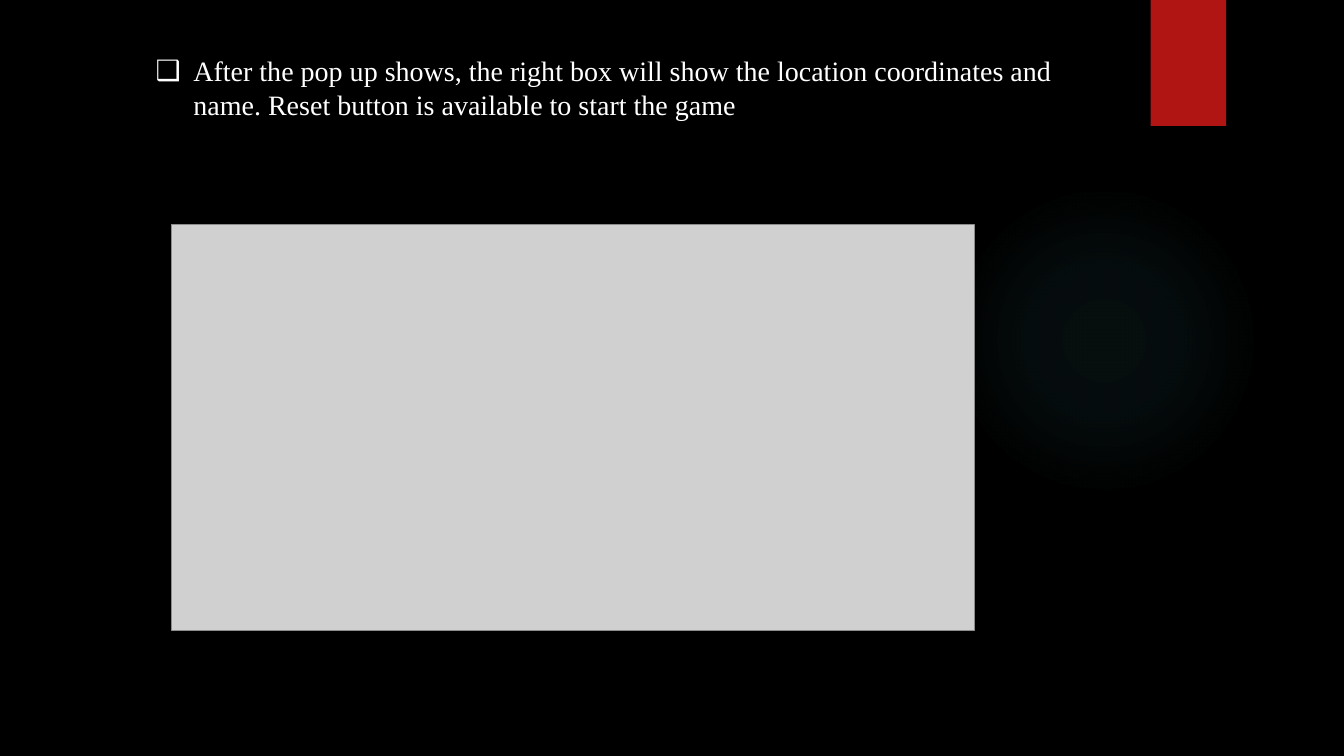
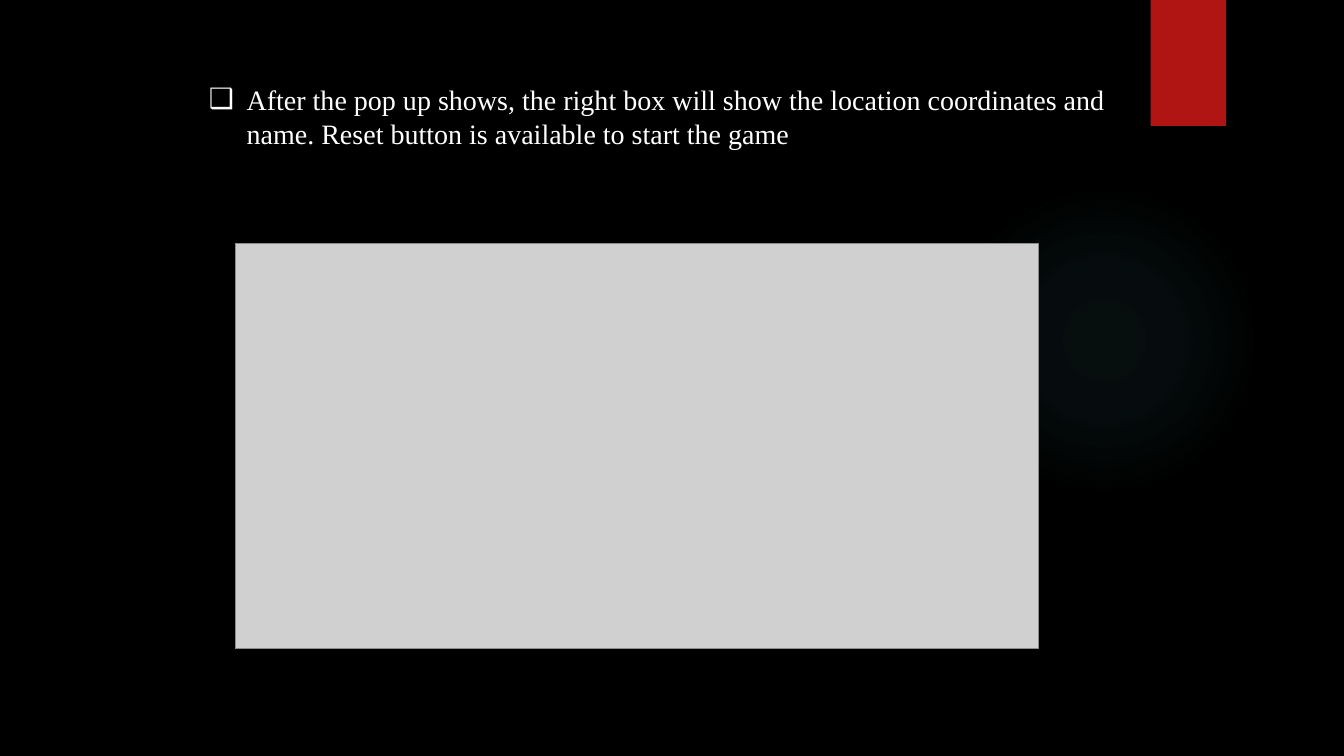
Before and after one commit to nrajubn/Full-Stack-App, a slide deck: slide 11 of Northwest hunt .pptx. Drawn at 1344x756 pixels with LibreOffice and Linux fonts; fonts in the diff are those of the drawing; grey boxes stand for pictures; background and template pictures are left out. Boxes give left, top, right and bottom in pixels: in the first picture for what was removed or moved away, otherwise in the second. Text is boxed around its words. In the diff, an @@ line names an element or a change of style, - is before the commit and + after.

```diff
--- a/Northwest hunt .pptx
+++ b/Northwest hunt .pptx
@@ title "After the pop up shows, ...": place and size @@
-title "After the pop up shows, ..." at (193, 61, 1050, 120)
+title "After the pop up shows, ..." at (247, 90, 1104, 149)
@@ picture: place and size @@
-picture at (171, 225, 975, 630)
+picture at (235, 243, 1038, 648)
```
Also in this commit, not shown: 1 other slide changed, 1 other file.
